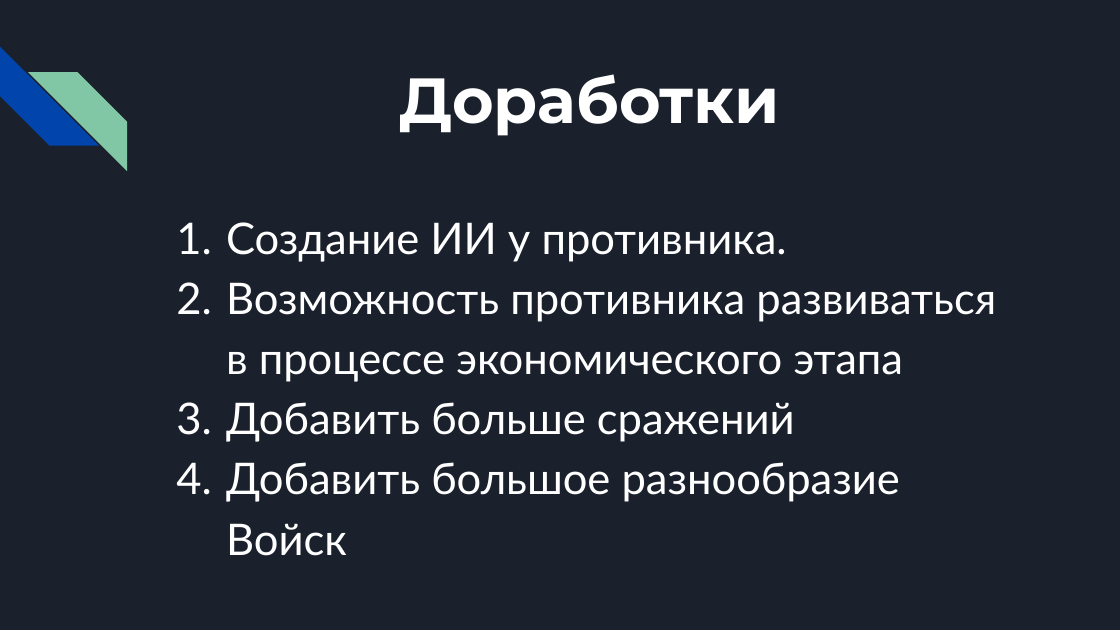
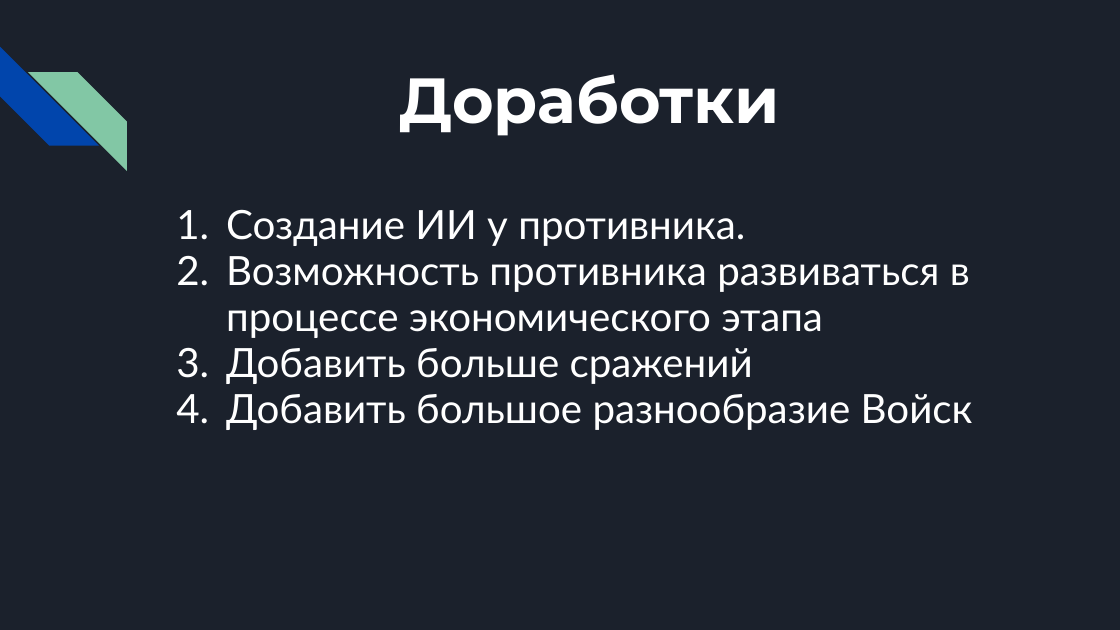
Before and after one commit to KokorevIlya/proektpygame, a slide deck: slide 7 of Мини-Цивилизация.pptx. Drawn at 1120x630 pixels with LibreOffice and Linux fonts; fonts in the diff are those of the drawing. Boxes give left, top, right and bottom in pixels: in the first picture for what was removed or moved away, otherwise in the second. Text is boxed around its words. In the diff, an @@ line names an element or a change of style, - is before the commit and + after.

```diff
--- a/Мини-Цивилизация.pptx
+++ b/Мини-Цивилизация.pptx
@@ text "Создание ИИ у противника." at bbox=[226, 210, 973, 430]: size 28 to 25.9 pt; line spacing 1.15 to 0.95 @@
```
Also in this commit, not shown: 4 other slides changed.
